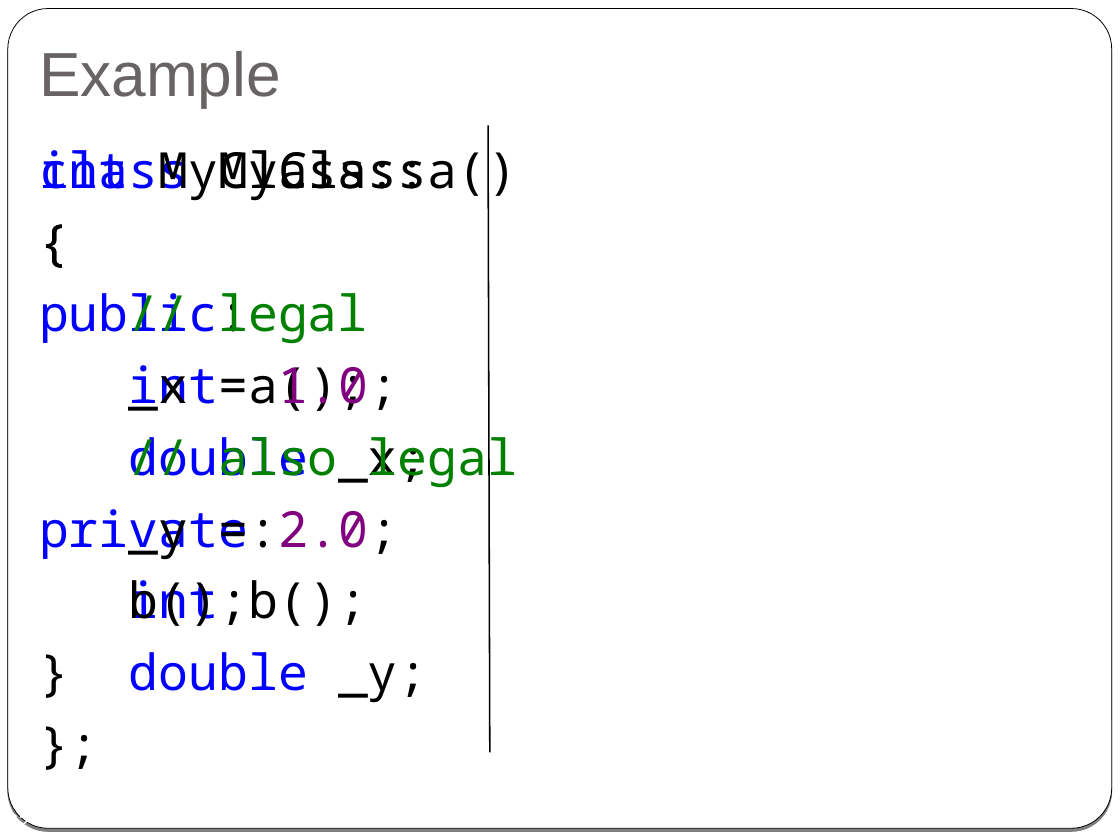
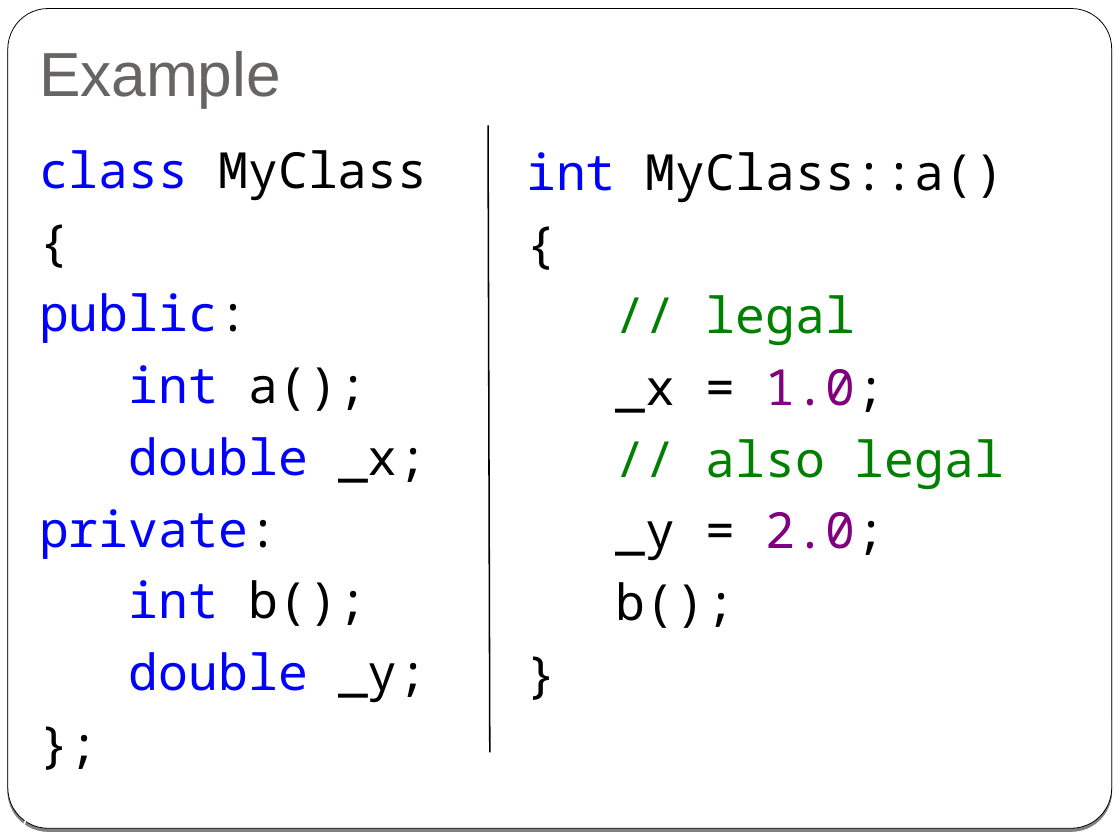
Before and after one commit to cpp-at-ariel/cpp-5778, a slide deck: slide 17 of week02-classes-constructors-destructors/slides.odp (slide 22 before the commit). Drawn at 1120x840 pixels with LibreOffice and Linux fonts; fonts in the diff are those of the drawing. Boxes give left, top, right and bottom in pixels: in the first picture for what was removed or moved away, otherwise in the second. Text is boxed around its words. In the diff, an @@ line names an element or a change of style, - is before the commit and + after.

```diff
--- a/week02-classes-constructors-destructors/slides.odp
+++ b/week02-classes-constructors-destructors/slides.odp
@@ text "int MyClass::a() { // legal ..." rewrapped from bbox=[39, 141, 517, 626] to bbox=[526, 152, 1004, 628] @@
```
Also in this commit, not shown: 7 other slides changed, 8 slides removed, 16 other files.
